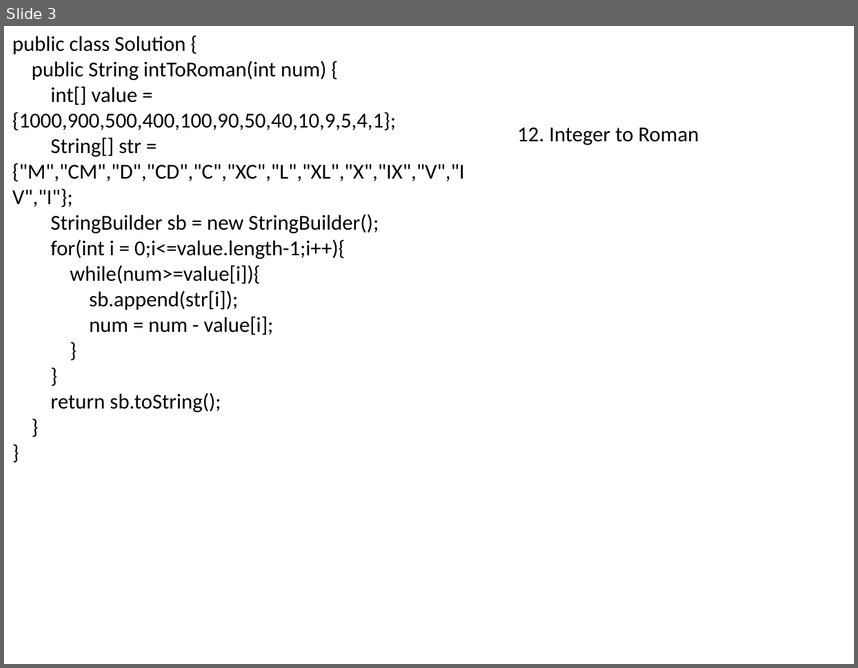
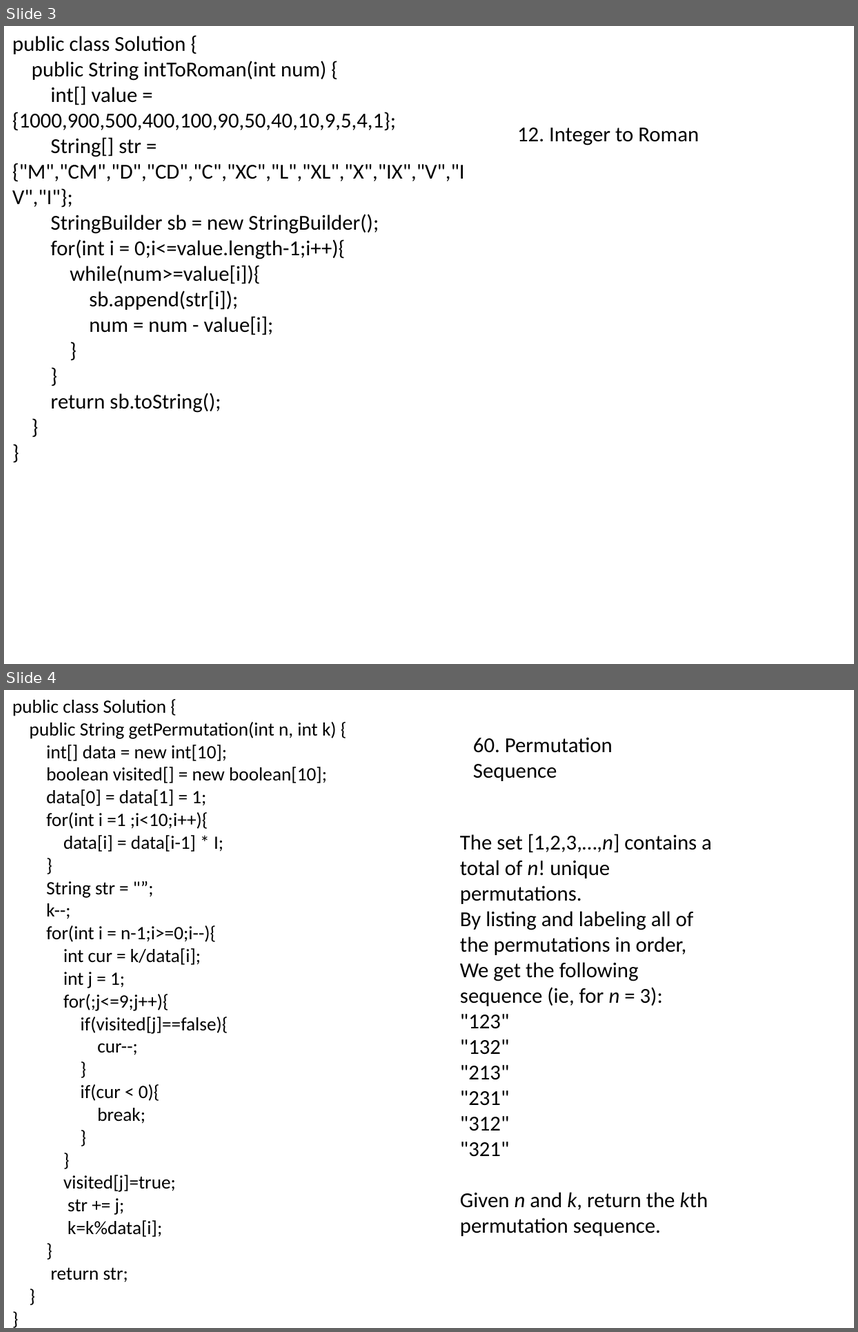
Before and after one commit to songwenxiao/LeetCode-Solutions, a slide deck: Basic/Leetcode.pptx. Shown one above the other, each under a label of ours: slide 3 before the commit, slides 3 and 4 after it. The pictures are 858x668 and 858x1332 pixels, drawn with LibreOffice and Linux fonts; fonts in the diff are those of the drawing. Boxes give left, top, right and bottom in pixels: in the first picture for what was removed or moved away, otherwise in the second. Text is boxed around its words. In the diff, an @@ line names an element or a change of style, - is before the commit and + after.

```diff
--- a/Basic/Leetcode.pptx
+++ b/Basic/Leetcode.pptx
@@ slide 4 added at (4,690,854,1328), background #FFFFFF @@
@@ text added at (12,700,337,1282), 16 pt, text #000000 @@
+public class Solution {
+public String getPermutation(int n, int k) {
+int[] data = new int[10];
+boolean visited[] = new boolean[10];
+data[0] = data[1] = 1;
+for(int i =1 ;i<10;i++){
+data[i] = data[i-1] * I;
+}
+String str = "”;
+k--;
+for(int i = n-1;i>=0;i--){
+int cur = k/data[i];
+int j = 1;
+for(;j<=9;j++){
+if(visited[j]==false){
+cur--;
+}
+if(cur < 0){
+break;
+}
+}
+visited[j]=true;
+str += j;
+k=k%data[i];
+}
+return str;
+}
+}
@@ text added at (473,737,613,781), 18 pt, text #000000 @@
+60. Permutation Sequence
@@ text added at (460,834,712,1236), 18 pt, text #000000 @@
+The set [1,2,3,…,n] contains a total of n! unique permutations.
+By listing and labeling all of the permutations in order,
+We get the following sequence (ie, for n = 3):
+"123"
+"132"
+"213"
+"231"
+"312"
+"321"
+Given n and k, return the kth permutation sequence.
```
Also in this commit, not shown: 1 slide removed, 3 other files.
